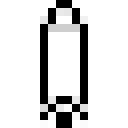
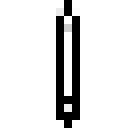
Layers edited between the first and the second 128x128 image:
painted on "Background" over [40, 0, 88, 128]
